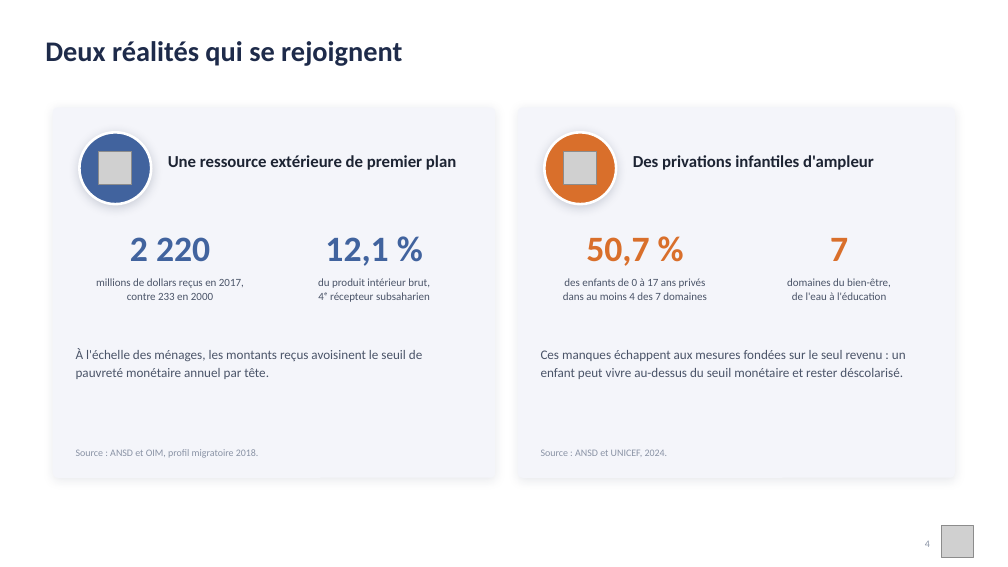
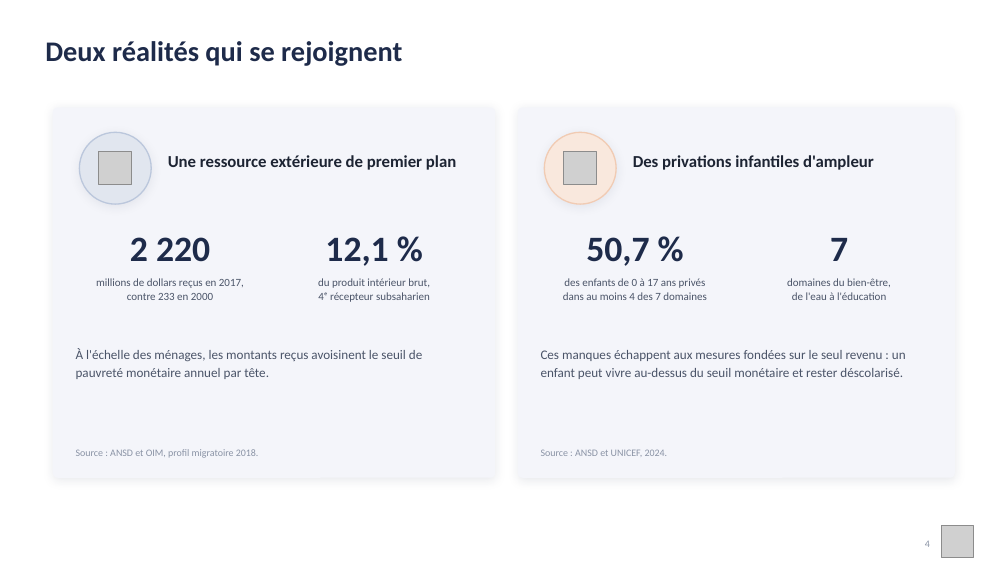
Before and after one commit to JODRAFF9/MEMOIRE, a slide deck: slide 4 of infographie/presentation_infographique.pptx. Drawn at 1008x567 pixels with LibreOffice and Linux fonts; fonts in the diff are those of the drawing; grey boxes stand for pictures. Boxes give left, top, right and bottom in pixels: in the first picture for what was removed or moved away, otherwise in the second. Text is boxed around its words. In the diff, an @@ line names an element or a change of style, - is before the commit and + after.

```diff
--- a/infographie/presentation_infographique.pptx
+++ b/infographie/presentation_infographique.pptx
@@ ellipse at (79, 132, 151, 204): fill #41639E to #E1E6EF; outline #FFFFFF 2.5 pt to #BBC7DC 1.25 pt; shadow changed @@
@@ ellipse at (544, 132, 616, 204): fill #D96F2B to #F9E8DD; outline #FFFFFF 2.5 pt to #F1CBB3 1.25 pt; shadow changed @@
@@ text "2 220" at (130, 237, 210, 262): text colour #41639E to #1E2B4A @@
@@ text "12,1 %" at (325, 237, 388, 266): text colour #41639E to #1E2B4A @@
@@ text "50,7 %" at (586, 237, 649, 266): text colour #D96F2B to #1E2B4A @@
@@ text "7" at (830, 238, 848, 261): text colour #D96F2B to #1E2B4A @@
```
Also in this commit, not shown: 15 other slides changed, 2 other files.
